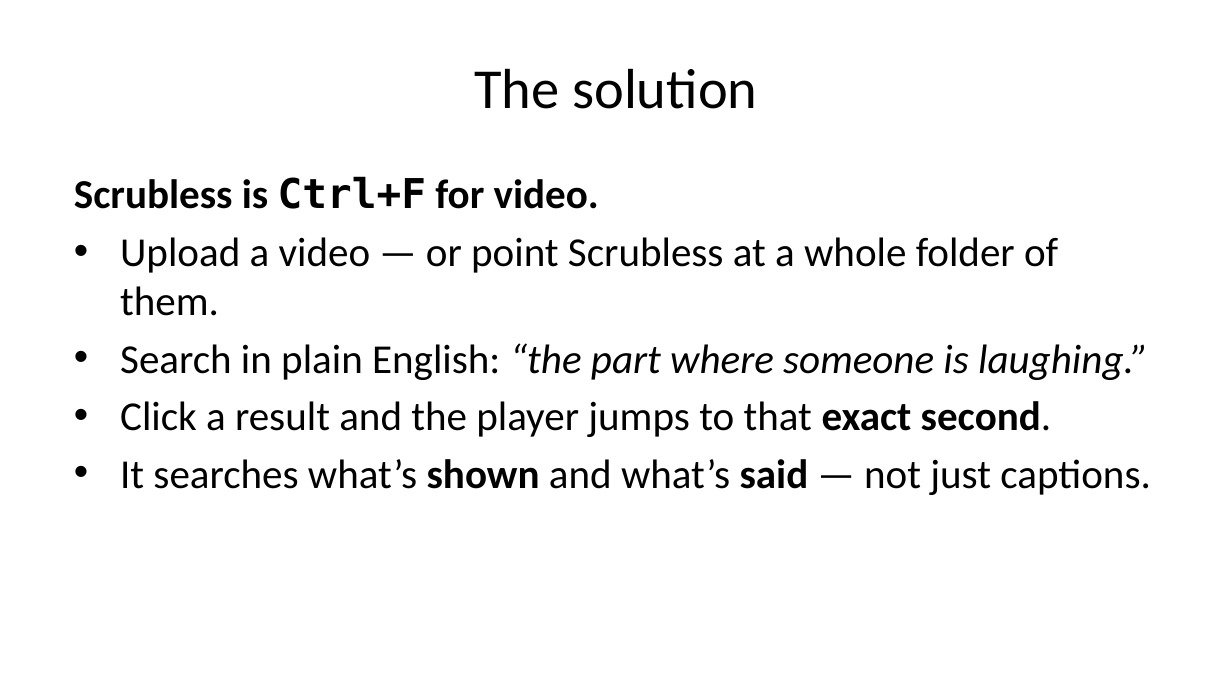
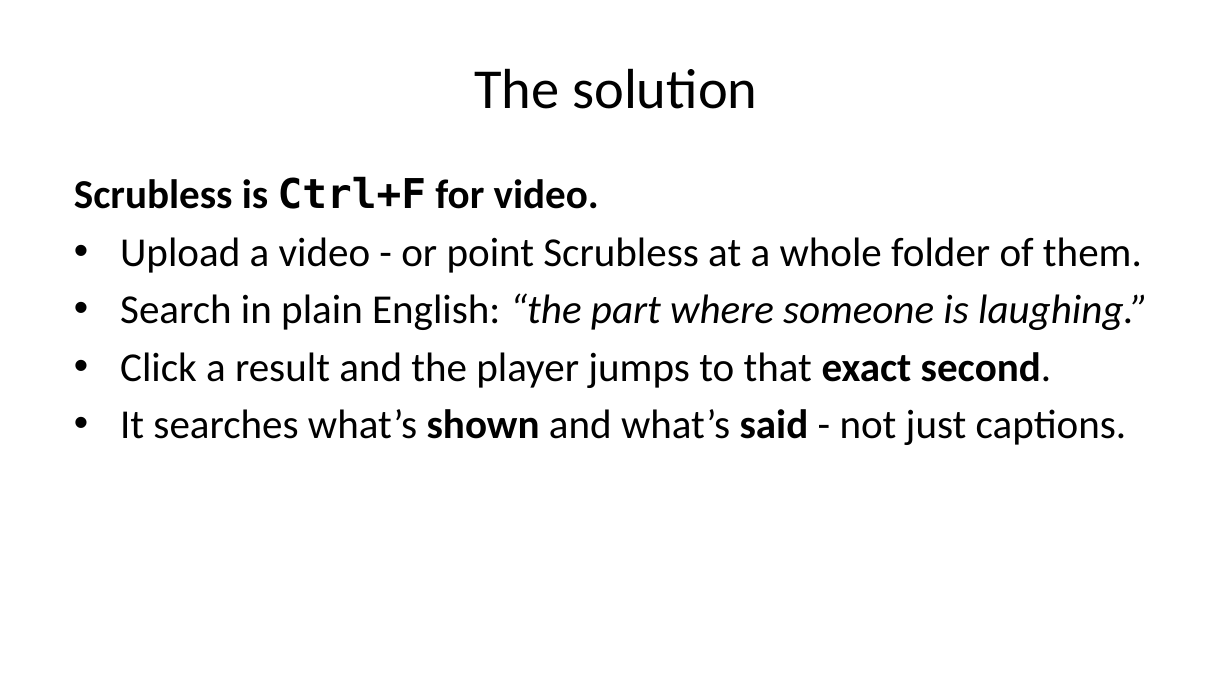
Before and after one commit to ernest-opara/scrubless, a slide deck: slide 3 of docs/PITCH-editable.pptx. Drawn at 1232x693 pixels with LibreOffice and Linux fonts; fonts in the diff are those of the drawing. Boxes give left, top, right and bottom in pixels: in the first picture for what was removed or moved away, otherwise in the second. Text is boxed around its words. In the diff, an @@ line names an element or a change of style, - is before the commit and + after.

```diff
--- a/docs/PITCH-editable.pptx
+++ b/docs/PITCH-editable.pptx
@@ text at bbox=[120, 237, 1142, 273]: text changed @@
-• Upload a video — or point Scrubless at a whole folder of them.
+• Upload a video - or point Scrubless at a whole folder of them.
@@ text at bbox=[120, 409, 1127, 445]: text changed @@
-• It searches what’s shown and what’s said — not just captions.
+• It searches what’s shown and what’s said - not just captions.
```
Also in this commit, not shown: 11 other slides changed, 12 other files.
